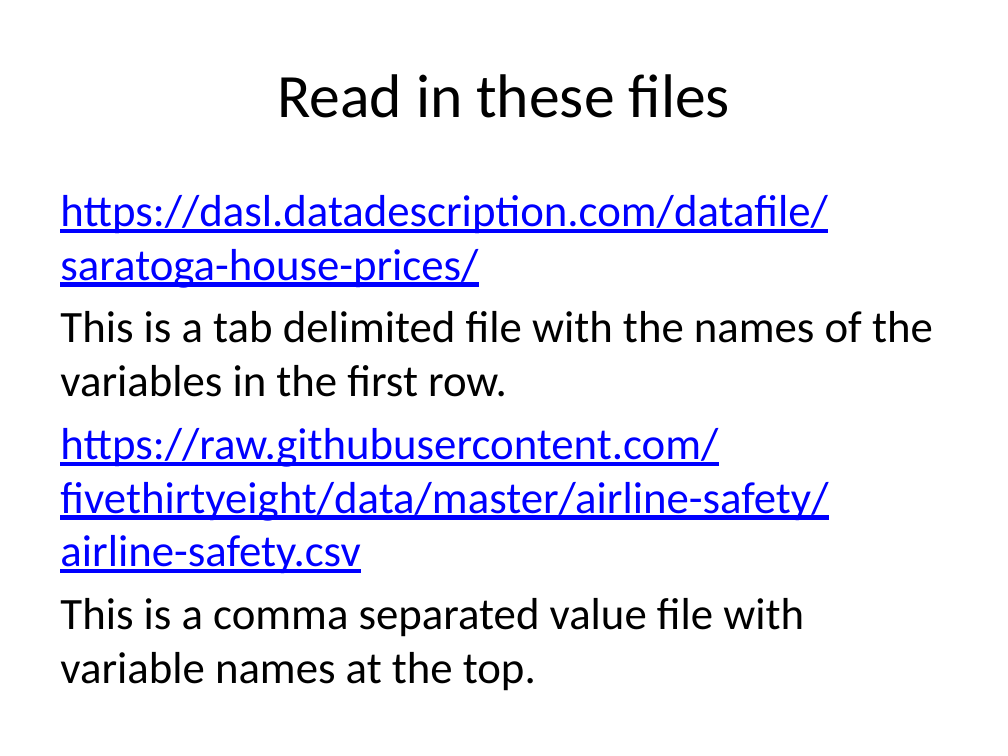
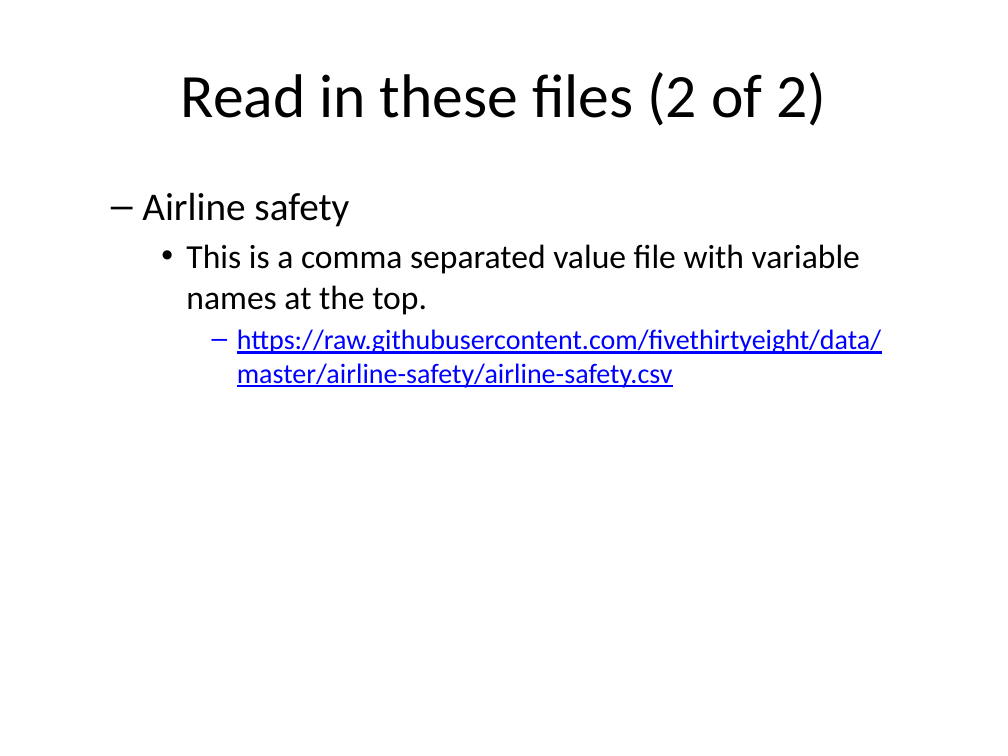
Before and after one commit to pmean/introduction-to-SAS, a slide deck: slide 22 of part1/src/importing.pptx (slide 21 before the commit). Drawn at 1008x756 pixels with LibreOffice and Linux fonts; fonts in the diff are those of the drawing. Boxes give left, top, right and bottom in pixels: in the first picture for what was removed or moved away, otherwise in the second. Text is boxed around its words. In the diff, an @@ line names an element or a change of style, - is before the commit and + after.

Commit message:
Added abalone and saratoga imports.

```diff
--- a/part1/src/importing.pptx
+++ b/part1/src/importing.pptx
@@ title at (181,72,826,126): text changed @@
-Read in these files
+Read in these files (2 of 2)
@@ text at (142,192,860,315): text changed; size 32 to 24 pt; text colour #0000FF to #000000 @@
-https://dasl.datadescription.com/datafile/saratoga-house-prices/
-This is a tab delimited file with the names of the variables in the first row.
+  – Airline safety
+    • This is a comma separated value file with variable names at the top.
@@ text at (237,329,881,388): size 32 to 20 pt in "https://raw.githubusercontent.com/fivethirtyeight/data/maste ..."; bullet none to –; list level 1 to 4 in "https://raw.githubusercontent.com/fivethirtyeight/data/maste ..." @@
@@ text at (60,598,804,691): paragraph removed @@
-This is a comma separated value file with variable names at the top.
```
Also in this commit, not shown: 9 slides added, 3 other files.
